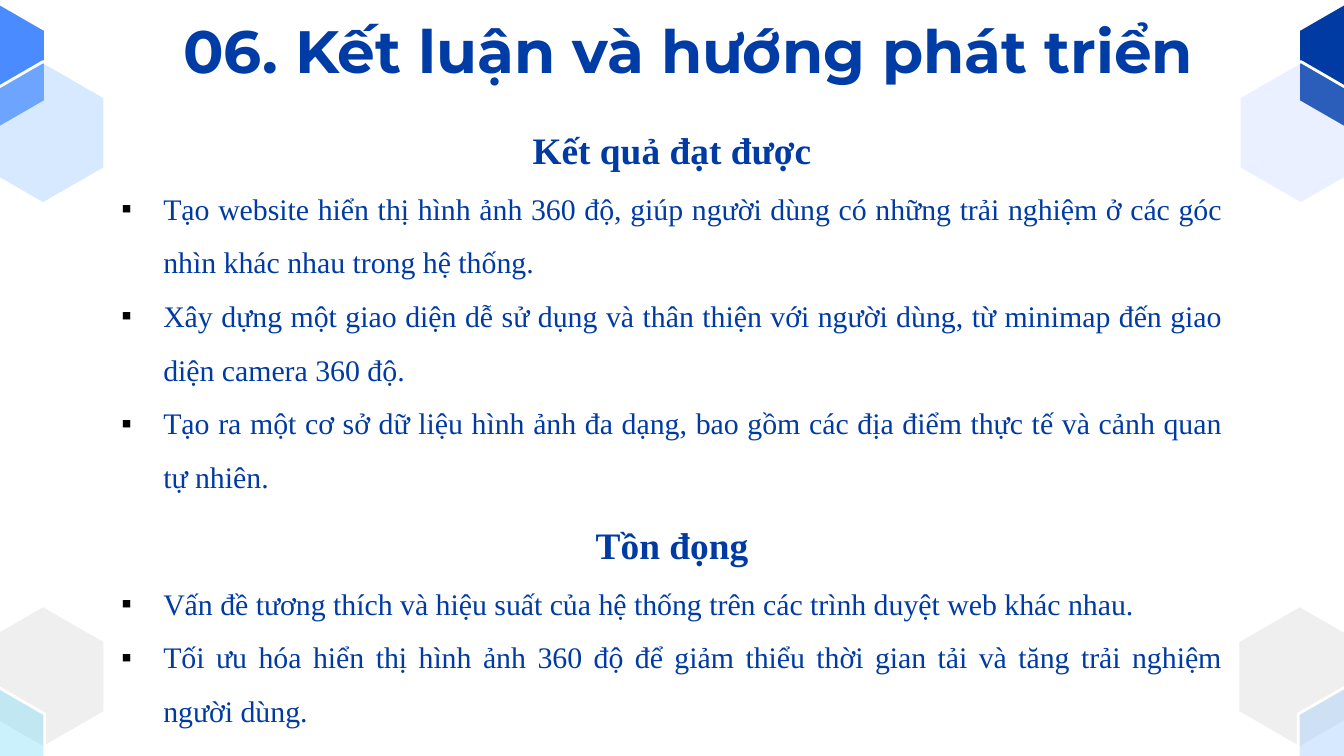
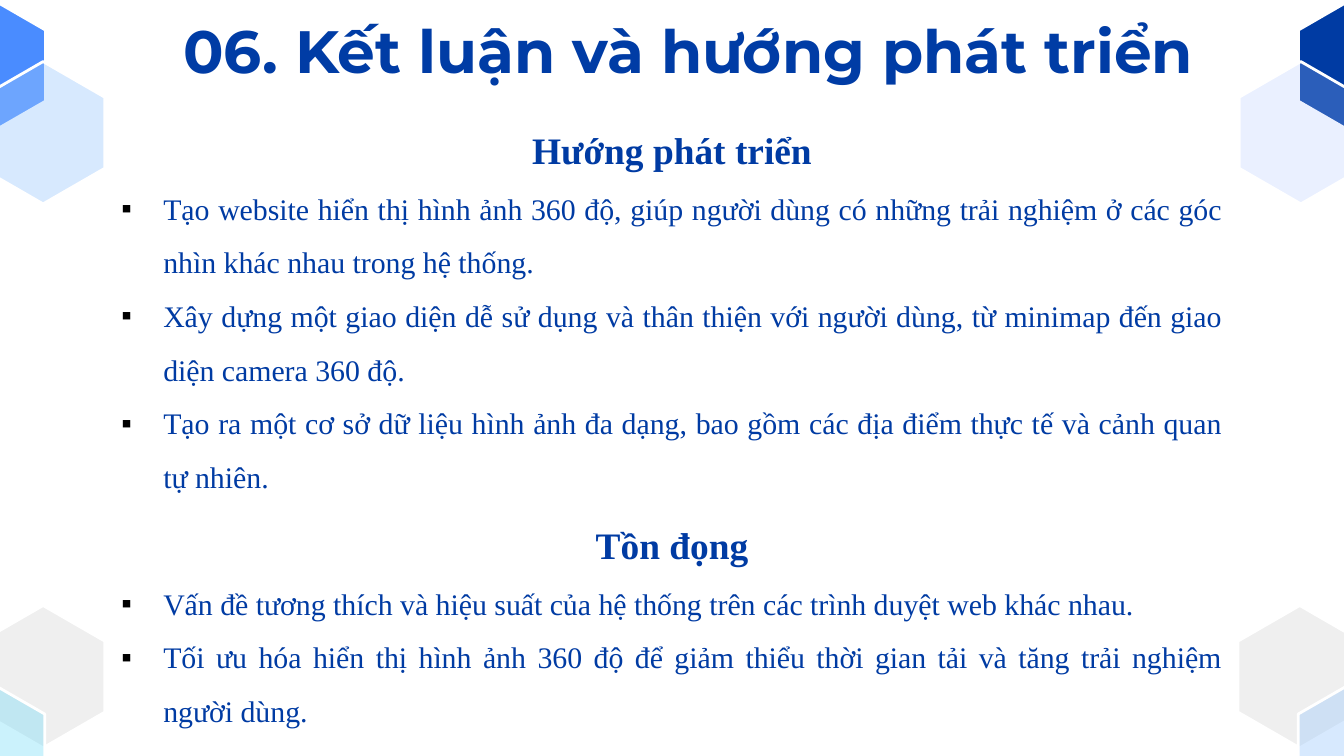
Before and after one commit to NguyenVanManh-AI/GeoModellingCK, a slide deck: slide 10 of SlideBaoCaoCuoiKi.pptx (slide 11 before the commit). Drawn at 1344x756 pixels with LibreOffice and Linux fonts; fonts in the diff are those of the drawing. Boxes give left, top, right and bottom in pixels: in the first picture for what was removed or moved away, otherwise in the second. Text is boxed around its words. In the diff, an @@ line names an element or a change of style, - is before the commit and + after.

```diff
--- a/SlideBaoCaoCuoiKi.pptx
+++ b/SlideBaoCaoCuoiKi.pptx
@@ text at bbox=[532, 136, 812, 172]: text changed @@
-  Kết quả đạt được
+  Hướng phát triển
```
Also in this commit, not shown: 1 slide added, 1 slide removed, 5 other files.
